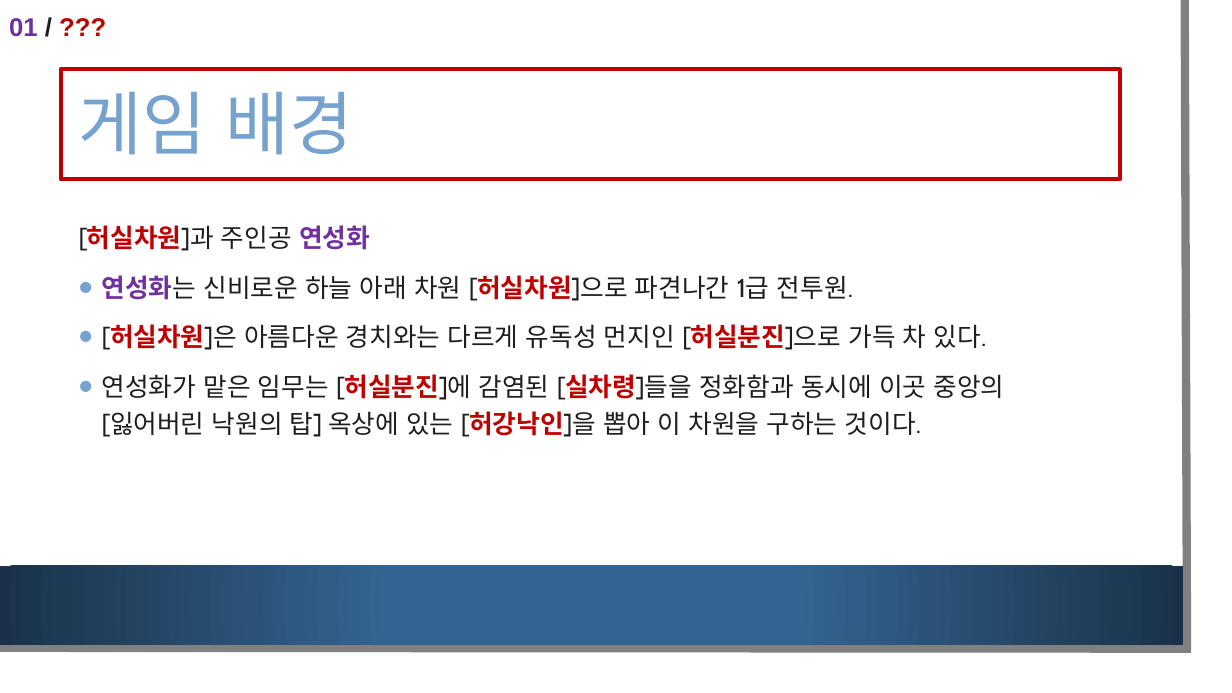
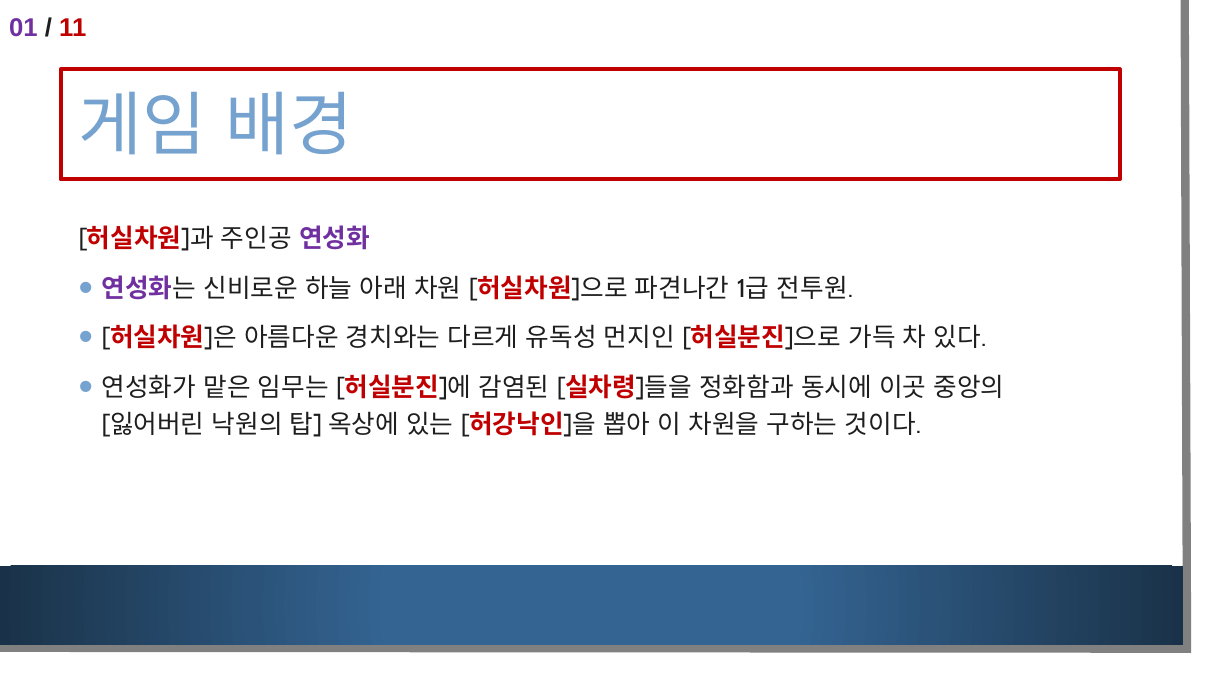
Before and after one commit to pb-wandu/SPGP_2018180040, a slide deck: slide 2 of SPGP 1차 발표.pptx. Drawn at 1232x693 pixels with LibreOffice and Linux fonts; fonts in the diff are those of the drawing; background and template pictures are left out. Boxes give left, top, right and bottom in pixels: in the first picture for what was removed or moved away, otherwise in the second. Text is boxed around its words. In the diff, an @@ line names an element or a change of style, - is before the commit and + after.

```diff
--- a/SPGP 1차 발표.pptx
+++ b/SPGP 1차 발표.pptx
@@ text at box(9, 18, 86, 37): text changed; text colour #C00000 to #7030A0 @@
-01 / ???
+01 / 11
```
Also in this commit, not shown: 10 other slides changed, 1 other file.
